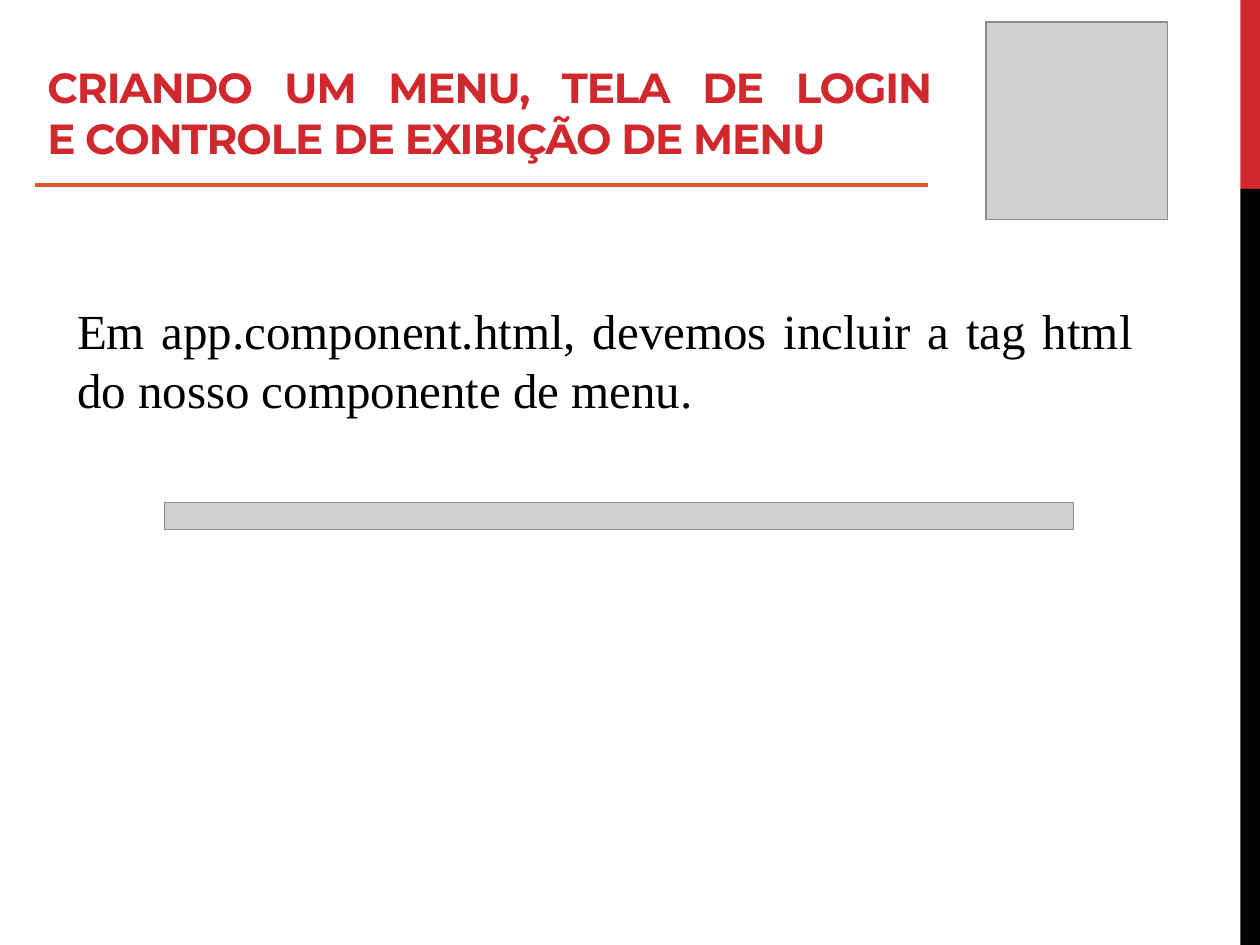
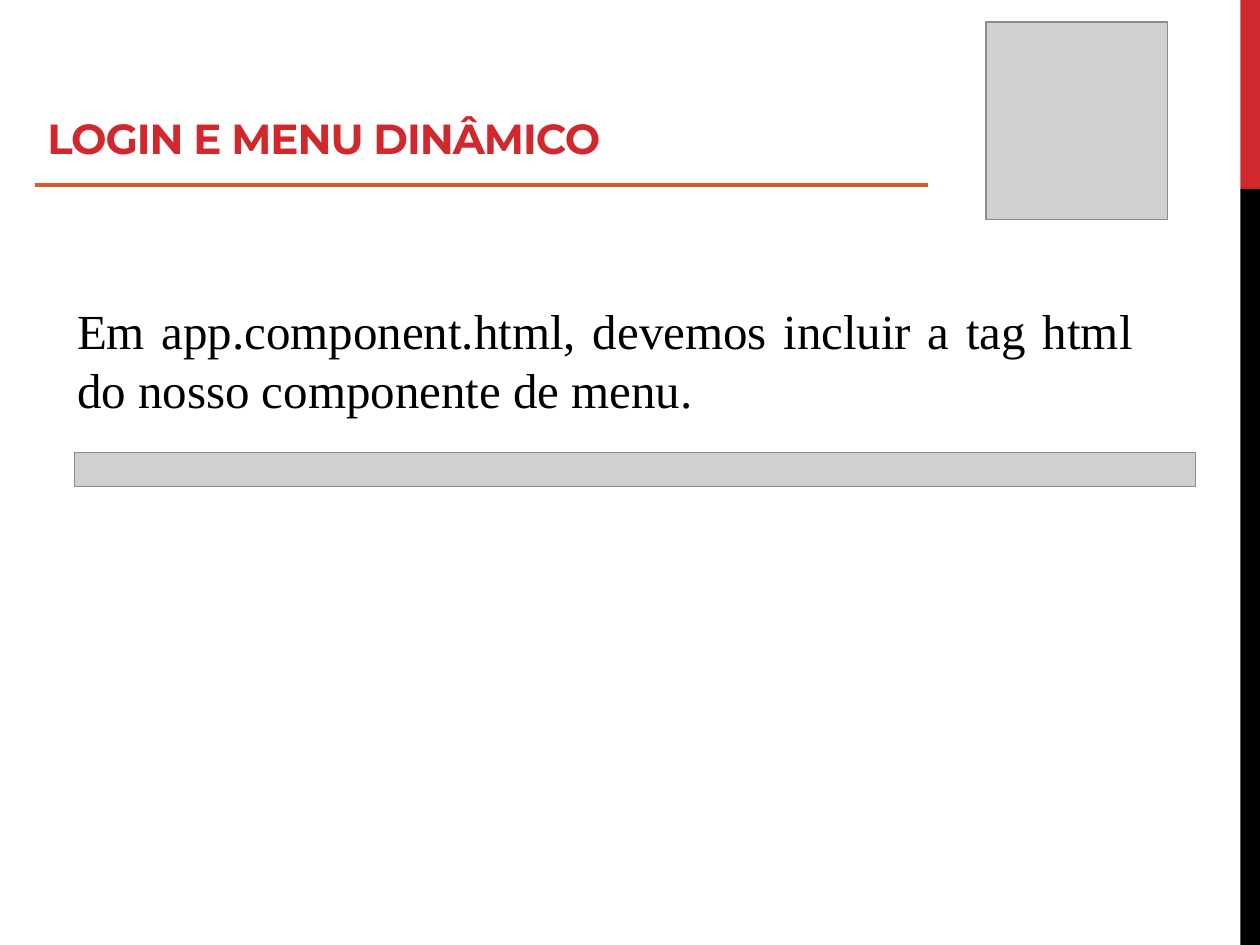
Before and after one commit to roney-amorim/workshop-angular, a slide deck: slide 26 of Módulo 2/Modulo 2.pptx. Drawn at 1260x945 pixels with LibreOffice and Linux fonts; fonts in the diff are those of the drawing; grey boxes stand for pictures. Boxes give left, top, right and bottom in pixels: in the first picture for what was removed or moved away, otherwise in the second. Text is boxed around its words. In the diff, an @@ line names an element or a change of style, - is before the commit and + after.

```diff
--- a/Módulo 2/Modulo 2.pptx
+++ b/Módulo 2/Modulo 2.pptx
@@ title at (x1=47, y1=116, x2=600, y2=155): text changed @@
-CRIANDO UM MENU, TELA DE LOGIN
-E CONTROLE DE EXIBIÇÃO DE MENU
+LOGIN E MENU DINÂMICO
@@ picture resized from (x1=165, y1=503, x2=1074, y2=530) to (x1=74, y1=452, x2=1196, y2=486) @@
```
Also in this commit, not shown: 15 other slides changed, 2 slides added, 2 slides removed, 7 other files.
